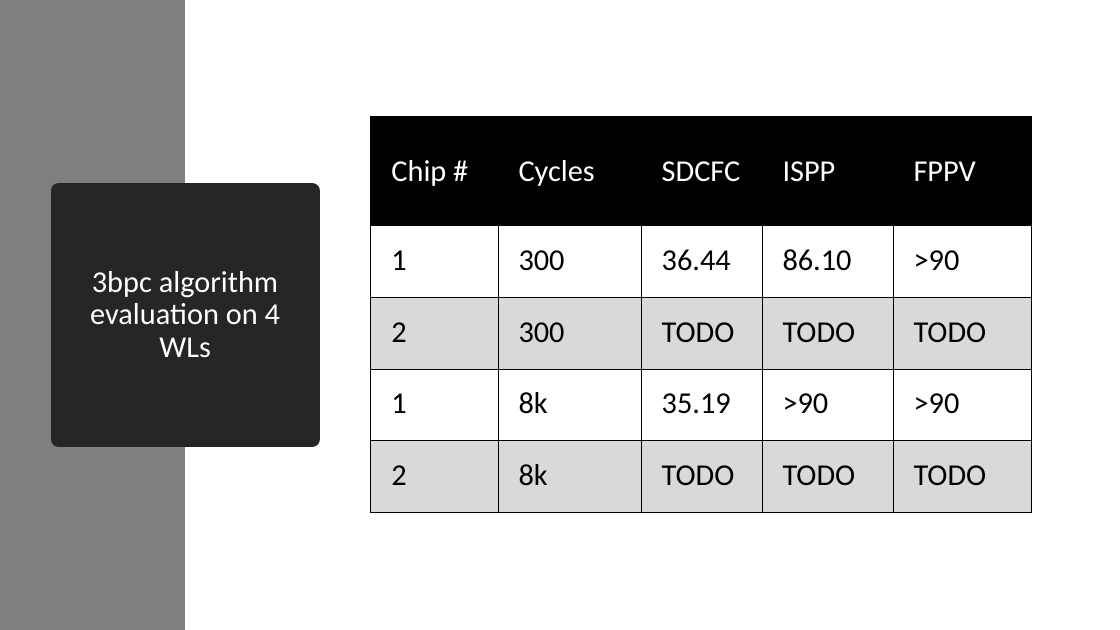
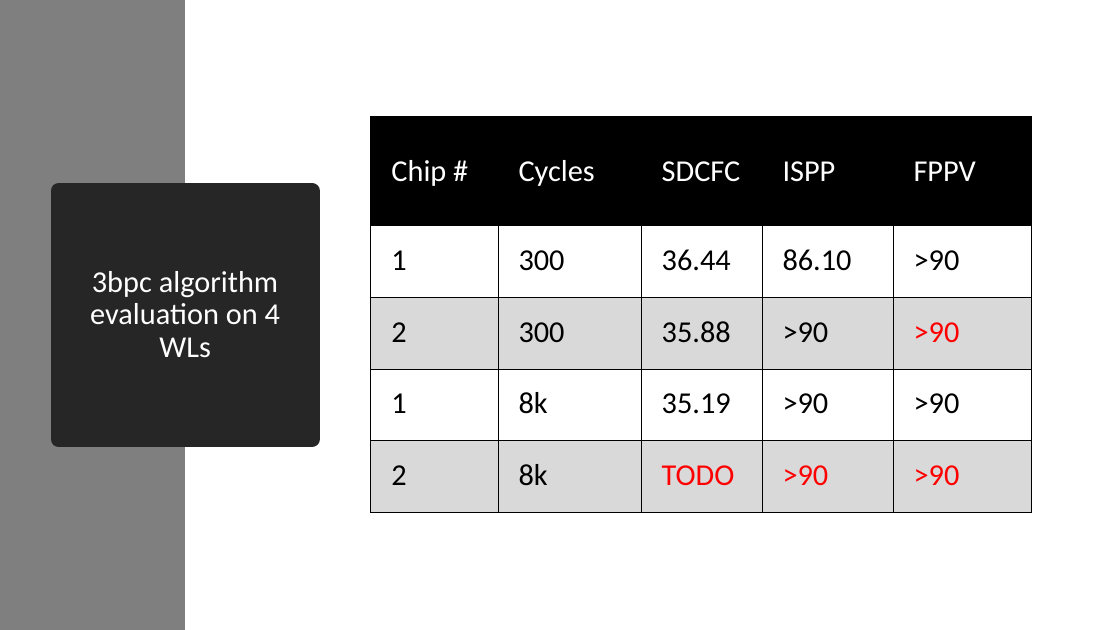
Before and after one commit to akashlevy/RRAM-RADAR-Tuning, a slide deck: slide 18 of presentations/Updates 8-4-20.pptx. Drawn at 1120x630 pixels with LibreOffice and Linux fonts; fonts in the diff are those of the drawing. Boxes give left, top, right and bottom in pixels: in the first picture for what was removed or moved away, otherwise in the second. Text is boxed around its words. In the diff, an @@ line names an element or a change of style, - is before the commit and + after.

```diff
--- a/presentations/Updates 8-4-20.pptx
+++ b/presentations/Updates 8-4-20.pptx
@@ table at <box>371,117,1031,513</box> @@
-row 3: 2 | 300 | TODO | TODO | TODO
+row 3: 2 | 300 | 35.88 | >90 | >90
-row 5, column 4: TODO
+row 5, column 4: >90
-row 5, column 5: TODO
+row 5, column 5: >90
@@ text colour #000000 to #FF0000 in "TODO" @@
```
Also in this commit, not shown: 2 other slides changed, 4 slides added, 1 slide removed, 18 other files.
